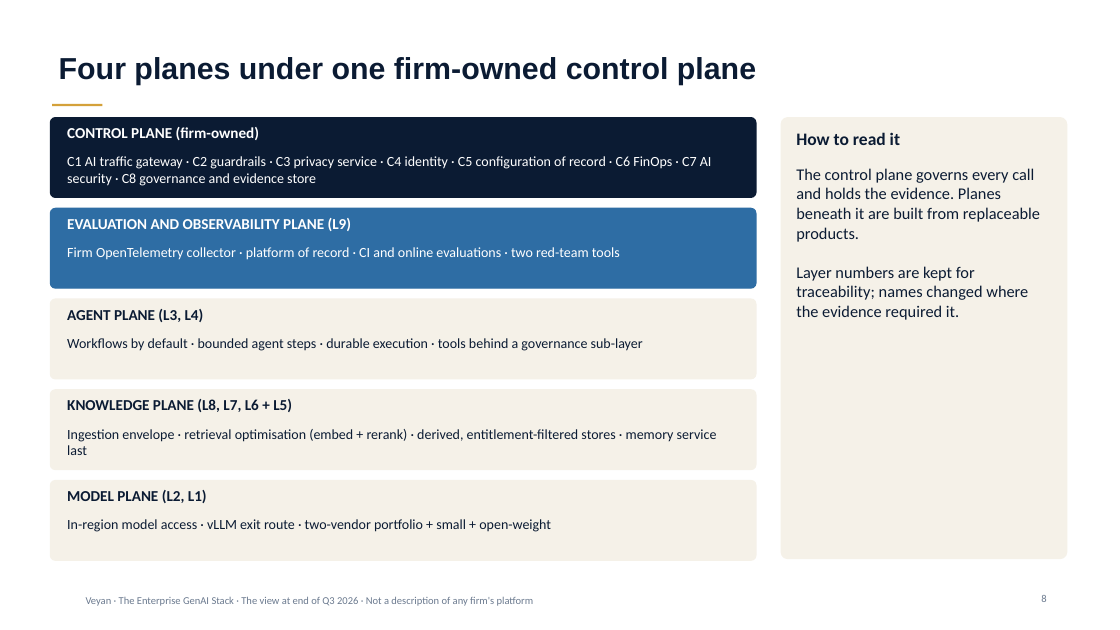
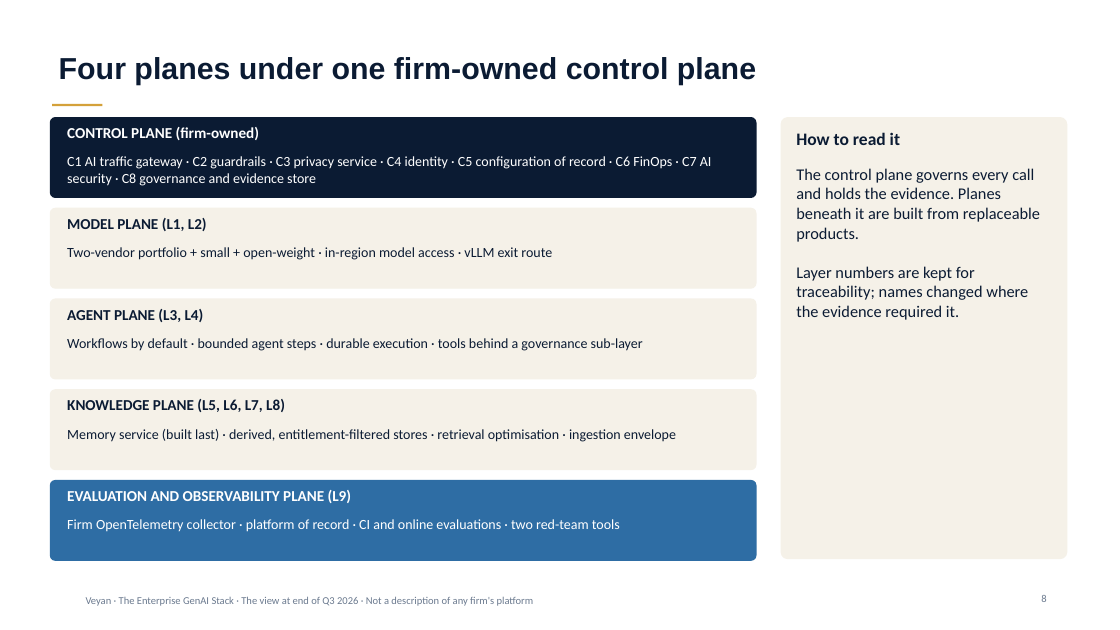
Before and after one commit to gitzerobegin/genai_stack, a slide deck: slide 8 of Enterprise_GenAI_Stack_Oct2026/03_Slides/Executive_Deck.pptx. Drawn at 1120x630 pixels with LibreOffice and Linux fonts; fonts in the diff are those of the drawing; background and template pictures are left out. Boxes give left, top, right and bottom in pixels: in the first picture for what was removed or moved away, otherwise in the second. Text is boxed around its words. In the diff, an @@ line names an element or a change of style, - is before the commit and + after.

```diff
--- a/Enterprise_GenAI_Stack_Oct2026/03_Slides/Executive_Deck.pptx
+++ b/Enterprise_GenAI_Stack_Oct2026/03_Slides/Executive_Deck.pptx
@@ rounded rectangle at (x1=50, y1=208, x2=756, y2=288): fill #2E6DA4 to #F5F1E8; outline #2E6DA4 1 pt to #F5F1E8 1 pt @@
@@ text at (x1=67, y1=218, x2=207, y2=231): text changed; text colour #FFFFFF to #0B1B33 @@
-EVALUATION AND OBSERVABILITY PLANE (L9)
+MODEL PLANE (L1, L2)
@@ text at (x1=67, y1=247, x2=552, y2=260): text changed; text colour #FFFFFF to #0B1B33 @@
-Firm OpenTelemetry collector · platform of record · CI and online evaluations · two red-team tools
+Two-vendor portfolio + small + open-weight · in-region model access · vLLM exit route
@@ text at (x1=67, y1=399, x2=285, y2=412): text changed @@
-KNOWLEDGE PLANE (L8, L7, L6 + L5)
+KNOWLEDGE PLANE (L5, L6, L7, L8)
@@ text at (x1=67, y1=429, x2=676, y2=442): text changed @@
-Ingestion envelope · retrieval optimisation (embed + rerank) · derived, entitlement-filtered stores · memory service last
+Memory service (built last) · derived, entitlement-filtered stores · retrieval optimisation · ingestion envelope
@@ rounded rectangle at (x1=50, y1=481, x2=756, y2=560): fill #F5F1E8 to #2E6DA4; outline #F5F1E8 1 pt to #2E6DA4 1 pt @@
@@ text at (x1=67, y1=490, x2=352, y2=503): text changed; text colour #0B1B33 to #FFFFFF @@
-MODEL PLANE (L2, L1)
+EVALUATION AND OBSERVABILITY PLANE (L9)
@@ text at (x1=67, y1=519, x2=620, y2=532): text changed; text colour #0B1B33 to #FFFFFF @@
-In-region model access · vLLM exit route · two-vendor portfolio + small + open-weight
+Firm OpenTelemetry collector · platform of record · CI and online evaluations · two red-team tools
```
Also in this commit, not shown: 22 other slides changed, 58 other files.
